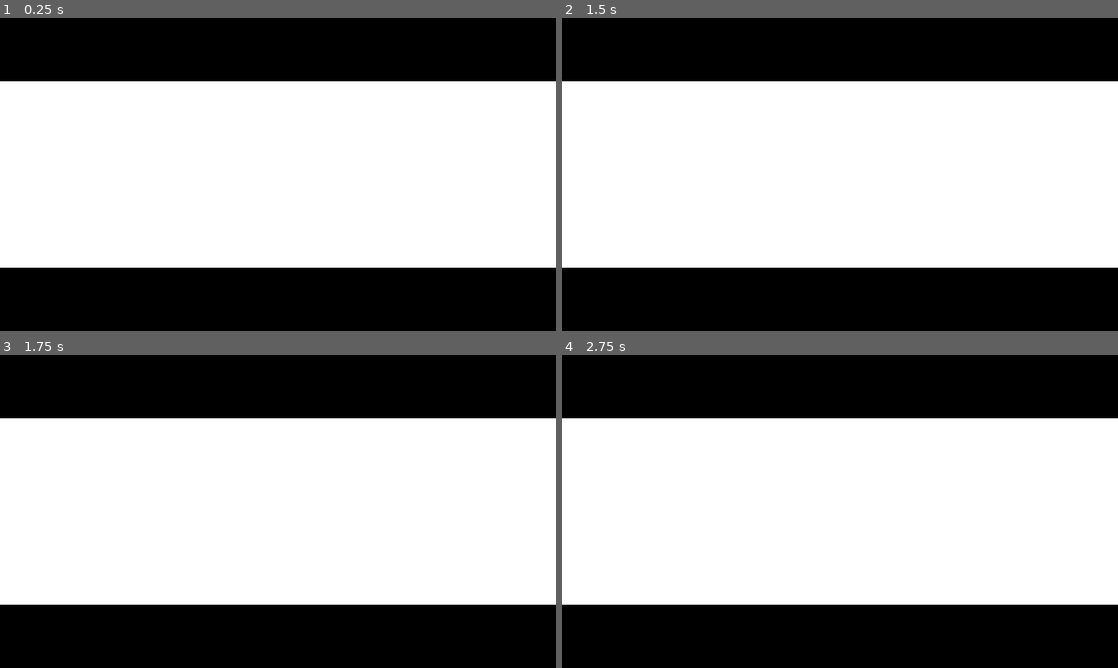
Above: before the commit, frames 1-4 (two rows, left to right).
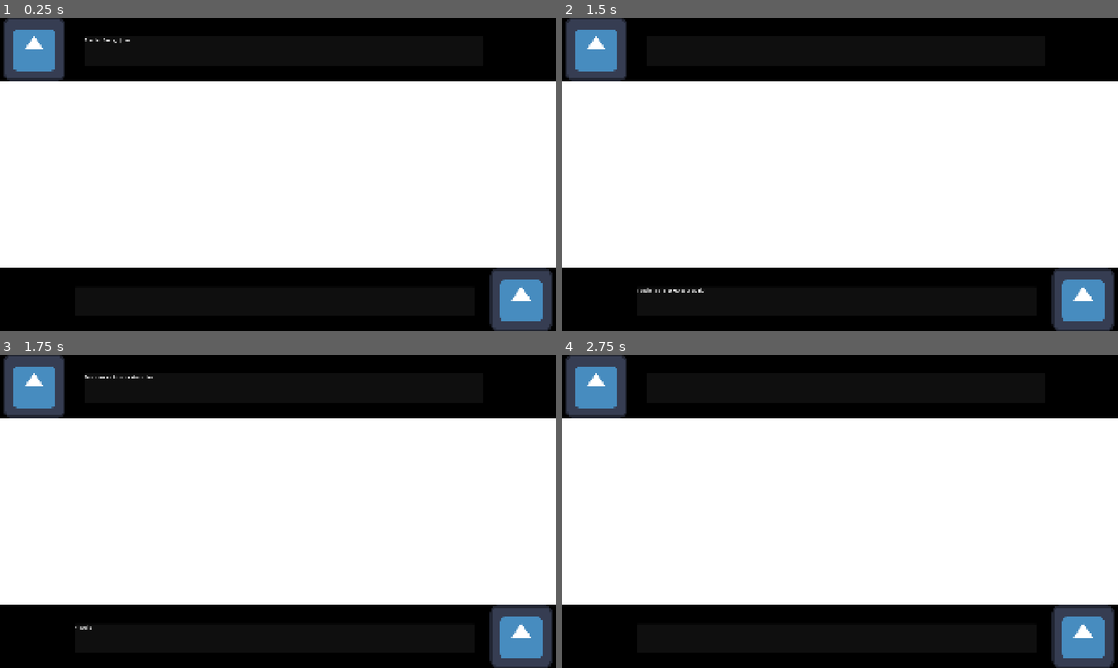
Above: after the commit, the same moments.

Repository: OchoTumbao/JaenJam
Game: Godot game, scene res://GameController.tscn
Same seed, same stepped clock (60 frames per second), same inputs: the game is played once before the commit and once after it. The engine's default icon, where the game draws it, is replaced by a stand-in: a white triangle on a blue panel in a dark square.
Inputs (mouse positions are in pixels of both pictures, inside the frame that each line leads up to):
- Up to frame 1 (0.25 s): no input
- Up to frame 2 (1.5 s): tap Enter (ui_accept) at 0.5, 0.77, 1.25 s; move the mouse to (962, 158) at 0.52 s; hold Space (Dialogue, bound only after the commit) 0.53-1.28 s; hold D (move_right) from 0.53 s (still down); move the mouse to (728, 190) at 1.27 s; click (728, 190) at 1.35 s
- Up to frame 3 (1.75 s): keep holding D (move_right); tap Enter (ui_accept) at 1.52 s; tap Space (Dialogue, bound only after the commit) at 1.55 s
- Up to frame 4 (2.75 s): tap Enter (ui_accept) at 2 s; move the mouse to (895, 442) at 2.02 s; release D (move_right) at 2.03 s; hold A (move_left) from 2.03 s (still down); hold Space (Dialogue, bound only after the commit) from 2.03 s (still down); right-click (895, 442) at 2.1 s

The runs differ from the first frame. In frame 1, 4.5% of the frame differs, in the area x 0-100%, y 0-100%; in frame 2, 4.6%; in frame 3, 4.5%; in frame 4, 4.5%.

Commit message:
Dialogues by JSON and Dialogue Manager

Diff:
--- /dev/null
+++ b/jaen-jam/dialogue_manager.gd
@@ -0,0 +1,65 @@
+extends Control
+
+@onready var top_text = %TopText
+@onready var bottom_text = %BottomText
+
+@onready var top_character = %TopCharacter
+@onready var bottom_character = %BottomCharacter
+
+
+var dialogue = []
+var current_line = 0
+var active = false
+
+var mode : Global.Dialogue_mode
+
+func start_dialogue(lines, interaction_mode):
+	dialogue = lines
+	current_line = 0
+	active = true
+	mode = interaction_mode
+
+	show_line()
+
+
+func show_line():
+	var line = dialogue[current_line]
+
+	top_text.text = ""
+	bottom_text.text = ""
+
+	top_text.text = line.get("top", "")
+	bottom_text.text = line.get("bottom", "")
+	if mode == Global.Dialogue_mode.AUTO:
+		await get_tree().create_timer(line.get("time",2.0)).timeout
+		if (active):
+			next_line()
+
+
+func _unhandled_input(event):
+	if not active:
+		return
+
+	if mode != Global.Dialogue_mode.MANUAL:
+		return
+
+	if event.is_action_pressed("Dialogue"):
+		next_line()
+
+
+func next_line():
+	current_line += 1
+
+	if current_line >= dialogue.size():
+		end_dialogue()
+	else:
+		show_line()
+
+
+func end_dialogue():
+	active = false
+
+	top_text.text = ""
+	bottom_text.text = ""
+
+	dialogue.clear()
--- /dev/null
+++ b/jaen-jam/dialogues/intro.json
@@ -0,0 +1,13 @@
+[
+	{
+		"top":"Prueba Dialogo Json",
+		"time": 2.0
+	},
+	{
+		"bottom":"funciona si el texto esta abajo"
+	},
+	{
+		"top":"funciona si el texto esta arriba",
+		"bottom":"y abajo"
+	}
+]
--- a/jaen-jam/project.godot
+++ b/jaen-jam/project.godot
@@ -56,6 +56,11 @@
 "events": [Object(InputEventMouseButton,"resource_local_to_scene":false,"resource_name":"","device":-1,"window_id":0,"a …(253 unchanged characters)…
 ]
 }
+Dialogue={
+"deadzone": 0.2,
+"events": [Object(InputEventKey,"resource_local_to_scene":false,"resource_name":"","device":-1,"window_id":0,"alt_pressed":false,"shift_pressed":false,"ctrl_pressed":false,"meta_pressed":false,"pressed":false,"keycode":0,"physical_keycode":32,"key_label":0,"unicode":32,"location":0,"echo":false,"script":null)
+]
+}
 
 [physics]
 
--- a/jaen-jam/scenes/Opening.tscn
+++ b/jaen-jam/scenes/Opening.tscn
@@ -2,6 +2,7 @@
 
 [ext_resource type="PackedScene" uid="uid://ti57b7etl62j" path="res://characters/player/player.tscn" id="1_p5iyt"]
 [ext_resource type="Script" uid="uid://b1iwne3b6uumg" path="res://scripts/opening.gd" id="1_rp10g"]
+[ext_resource type="PackedScene" uid="uid://c3bj8krrtcj20" path="res://scenes/dialogue_manager.tscn" id="2_3lqcv"]
 
 [sub_resource type="RectangleShape2D" id="RectangleShape2D_5mgoa"]
 size = Vector2(1926, 327)
@@ -28,6 +29,9 @@
 offset_right = 1920.0
 offset_bottom = 864.0
 
+[node name="DialogueManager" parent="." unique_id=409699684 instance=ExtResource("2_3lqcv")]
+unique_name_in_owner = true
+
 [node name="Player" parent="." unique_id=1434158289 instance=ExtResource("1_p5iyt")]
 position = Vector2(194, 657)
 
--- /dev/null
+++ b/jaen-jam/scenes/dialogue_manager.tscn
@@ -0,0 +1,72 @@
+[gd_scene format=3 uid="uid://c3bj8krrtcj20"]
+
+[ext_resource type="Script" uid="uid://cfn1fvmvle8cs" path="res://dialogue_manager.gd" id="1_516v5"]
+[ext_resource type="Texture2D" uid="uid://1fk4t1ugcghm" path="res://icon.svg" id="2_smvbx"]
+
+[node name="DialogueManager" type="Control" unique_id=409699684]
+layout_mode = 3
+anchors_preset = 15
+anchor_right = 1.0
+anchor_bottom = 1.0
+grow_horizontal = 2
+grow_vertical = 2
+script = ExtResource("1_516v5")
+
+[node name="TopCharacter" type="Control" parent="." unique_id=782160420]
+unique_name_in_owner = true
+anchors_preset = 0
+offset_right = 1920.0
+offset_bottom = 216.0
+
+[node name="Portrait" type="TextureRect" parent="TopCharacter" unique_id=1504590820]
+layout_mode = 0
+offset_left = 10.0
+offset_right = 226.0
+offset_bottom = 216.0
+texture = ExtResource("2_smvbx")
+
+[node name="Panel" type="Panel" parent="TopCharacter" unique_id=1726138770]
+layout_mode = 0
+offset_left = 292.0
+offset_top = 64.0
+offset_right = 1669.0
+offset_bottom = 165.0
+
+[node name="MarginContainer" type="MarginContainer" parent="TopCharacter/Panel" unique_id=1097334752]
+layout_mode = 0
+offset_right = 1375.0
+offset_bottom = 104.0
+
+[node name="TopText" type="RichTextLabel" parent="TopCharacter/Panel/MarginContainer" unique_id=1415419392]
+unique_name_in_owner = true
+layout_mode = 2
+
+[node name="BottomCharacter" type="Control" parent="." unique_id=1736704273]
+unique_name_in_owner = true
+anchors_preset = 0
+offset_top = 864.0
+offset_right = 1920.0
+offset_bottom = 1080.0
+
+[node name="Portrait" type="TextureRect" parent="BottomCharacter" unique_id=1014560300]
+layout_mode = 0
+offset_left = 1692.0
+offset_right = 1908.0
+offset_bottom = 216.0
+texture = ExtResource("2_smvbx")
+
+[node name="Panel" type="Panel" parent="BottomCharacter" unique_id=687641630]
+layout_mode = 0
+offset_left = 260.0
+offset_top = 64.0
+offset_right = 1637.0
+offset_bottom = 165.0
+
+[node name="MarginContainer" type="MarginContainer" parent="BottomCharacter/Panel" unique_id=2089509254]
+layout_mode = 0
+offset_right = 1375.0
+offset_bottom = 104.0
+
+[node name="BottomText" type="RichTextLabel" parent="BottomCharacter/Panel/MarginContainer" unique_id=1524740911]
+unique_name_in_owner = true
+layout_mode = 2
--- /dev/null
+++ b/jaen-jam/scenes/opening.gd
@@ -0,0 +1,4 @@
+extends Node2D
+
+func _ready() -> void:
+	Global.spawn_bee(self,false,800)
--- a/jaen-jam/scripts/global.gd
+++ b/jaen-jam/scripts/global.gd
@@ -5,6 +5,27 @@
 var score = 0
 const RAIL1 = 40
 const RAIL2 = 80
+
+enum Dialogue_mode {
+	MANUAL,
+	AUTO
+}
+
+func loadDialogueJson(path: String) -> Array:
+	var file = FileAccess.open(path, FileAccess.READ)
+	if file == null:
+		push_error("No se pudo abrir: "+ path)
+		return []
+
+	var data = JSON.parse_string(file.get_as_text())
+
+	if data == null:
+		push_error("JSON INVALIDO: " + path)
+		return []
+
+	return data
+
+
 
 func modifyScore(value: int):
 	score += value
--- a/jaen-jam/scripts/opening.gd
+++ b/jaen-jam/scripts/opening.gd
@@ -2,3 +2,5 @@
 
 func _ready() -> void:
 	Global.spawn_bee(self, false, 800)
+	var intro = Global.loadDialogueJson("res://dialogues/intro.json")
+	%DialogueManager.start_dialogue(intro, Global.Dialogue_mode.MANUAL)
Not shown, added: jaen-jam/dialogue_manager.gd.uid
Not shown, added: jaen-jam/scenes/opening.gd.uid
